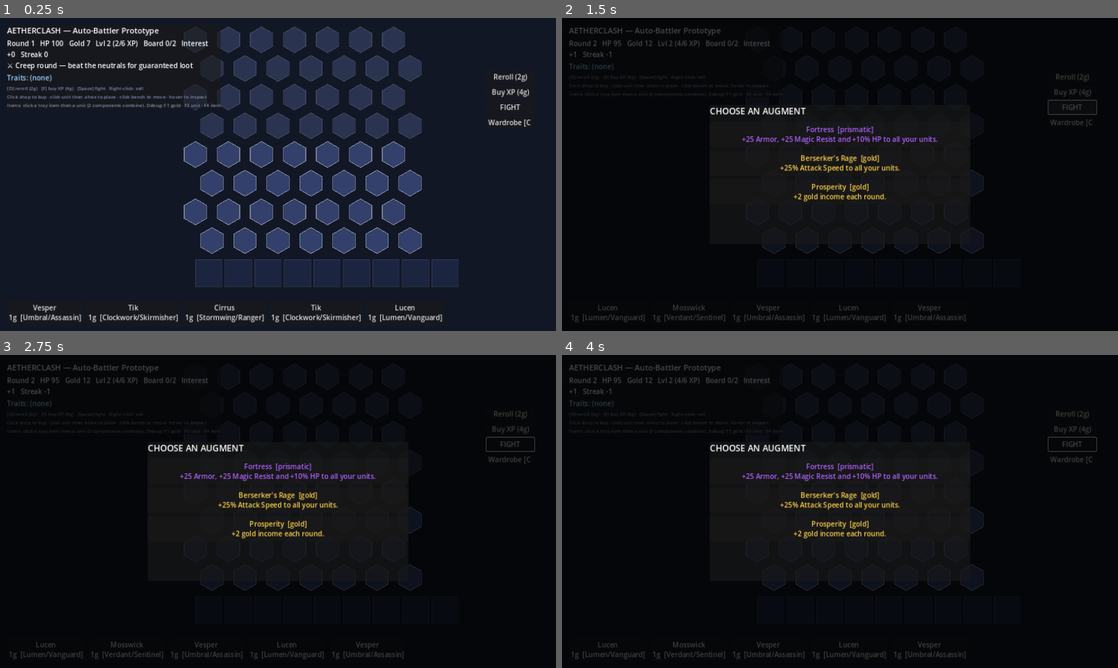
Above: before the commit, frames 1-4 (two rows, left to right).
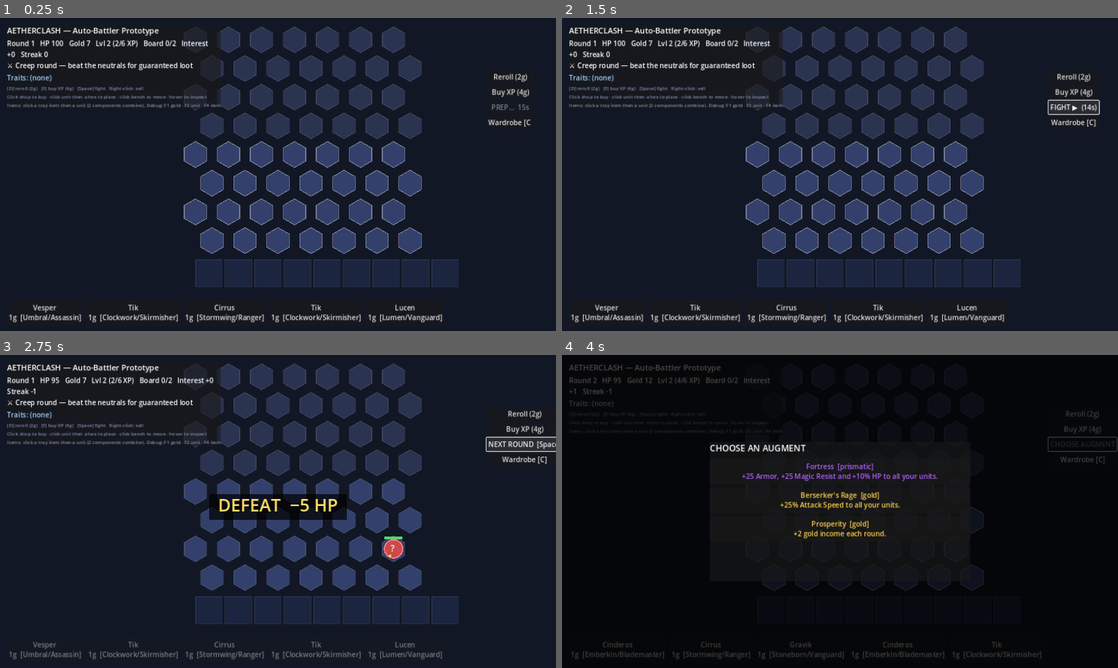
Above: after the commit, the same moments.

Repository: jeremygubler/testing
Game: Godot game, scene res://src/presentation/Main.tscn
The game is run twice, just before and just after one commit, with the same random seed, the same clock (stepped at 60 frames per second) and the same inputs.
Inputs (mouse positions are in pixels of both pictures, inside the frame that each line leads up to):
- Up to frame 1 (0.25 s): no input
- Up to frame 2 (1.5 s): click (1073, 108) at 0.5 s, where only the run before the commit has a clickable "FIGHT"; click (1073, 108) at 1.25 s, where only the run before the commit has a clickable "NEXT ROUND"
- Up to frame 3 (2.75 s): click "FIGHT" (after the commit: "FIGHT ▶ (13s)") at 2 s
- Up to frame 4 (4 s): click "FIGHT" (after the commit: "NEXT ROUND [Space]") at 2.75 s; click (606, 649) at 3.5 s, where only the run before the commit has a clickable "Lucen 1g [Lumen/Vanguard]"

The runs differ from the first frame. In frame 1, less than 0.1% of the frame differs, in the area x 88-96%, y 27-30%; in frame 2, 76%; in frame 3, 79%, in the area x 0-100%, y 0-100%; in frame 4, 0.9%.

Commit message:
Presentation: 15s planning countdown before each combat round
After advancing to the shop/planning phase, a 15s preparation timer runs
(shown live on the fight button). Combat auto-starts at zero, but only once
at least one unit is on the board so the timer never auto-loses an empty
board. The player can skip early with FIGHT/Space.

The first 1.5s is an arming window where FIGHT/Space is locked, so a reflex
key-press right after advancing from the result screen no longer chains
straight into the next fight. The timer is suppressed on draft rounds and
while an augment picker is open, and (re)starts from full once the last
augment is chosen.

Presentation-only pacing — the sim stays deterministic; combat is still
started by the player (or the timeout), not by the sim.

Co-Authored-By: Claude Opus 4.8 <noreply@anthropic.com>
Claude-Session: https://claude.ai/code/session_01FR5ooowFZsBNDc1N3Bao3V

Diff:
--- a/autobattler/src/presentation/Main.gd
+++ b/autobattler/src/presentation/Main.gd
@@ -33,6 +33,15 @@
 var _attack_fx: Array = []         # [{from:Vector2, to:Vector2, ttl:float}]
 var _floats: Array = []            # floating combat texts [{pos,text,color,size,ttl,max}]
 var _result_overlay := ""
+
+# Preparation countdown (planning phase before a combat round). Presentation-only
+# pacing: the sim stays deterministic and combat is still started by the player —
+# this just gives a fixed planning window that auto-starts the fight at zero.
+const PREP_SECONDS := 15.0
+const PREP_ARM_DELAY := 1.5   # FIGHT/Space is locked during the first 1.5s so a
+                              #  reflex press right after advancing can't fire.
+var _prep_left := 0.0
+var _prep_active := false
 
 # UI references.
 var _hud: CanvasLayer
@@ -98,10 +107,11 @@
 	game.economy.gold_changed.connect(func(_g): _refresh_ui())
 	game.economy.level_changed.connect(func(_l, _x, _n): _refresh_ui())
 	game.items_changed.connect(func(): _sel_item_idx = -1; queue_redraw())
-	game.augment_chosen.connect(func(_id): _refresh_ui())
+	game.augment_chosen.connect(_on_augment_chosen)
 	# A draft pick resolves to RESULT; advance straight to the next round.
 	game.draft_chosen.connect(func(_i): _continue_to_next_round())
 	game.phase_changed.connect(_autosave_on_phase)
+	game.phase_changed.connect(_on_phase_for_prep)
 
 
 func _connect_input() -> void:
@@ -176,7 +186,8 @@
 		IInputService.Action.BUY_XP:
 			game.buy_xp()
 		IInputService.Action.NEXT:
-			_start_combat_playback()
+			if _can_start_combat():
+				_start_combat_playback()
 		IInputService.Action.SELL:
 			_sell_selected_or_hovered()
 
@@ -251,6 +262,7 @@
 # --- Combat playback ---------------------------------------------------------
 
 func _start_combat_playback() -> void:
+	_prep_active = false
 	selected = null
 	var pack := game.begin_combat_engine()
 	_engine = pack.engine
@@ -274,6 +286,15 @@
 		f.ttl -= delta
 		f.pos = f.pos + Vector2(0, -delta * 30.0)  # drift upward
 	_floats = _floats.filter(func(f): return f.ttl > 0.0)
+
+	# Planning countdown: tick down, keep the button label live, and auto-start the
+	# fight at zero — but only once at least one unit is on the board, so the timer
+	# never auto-loses an empty board.
+	if _prep_active and _is_prep_phase():
+		_prep_left = maxf(0.0, _prep_left - delta)
+		_update_fight_button()
+		if _prep_left <= 0.0 and game.board_count() > 0:
+			_start_combat_playback()
 
 	if _playing and _engine != null:
 		_sim_accum += delta * _playback_speed
@@ -784,9 +805,49 @@
 
 func _on_fight_pressed() -> void:
 	if _in_shop():
-		_start_combat_playback()
+		if _can_start_combat():
+			_start_combat_playback()
 	elif game.phase == GameState.Phase.RESULT:
 		_continue_to_next_round()
+
+
+# --- Preparation countdown ---------------------------------------------------
+
+## The planning window is only active while the player can actually act: the SHOP
+## phase, with no augment picker blocking the board.
+func _is_prep_phase() -> bool:
+	return game.phase == GameState.Phase.SHOP and game.pending_augments.is_empty()
+
+
+func _begin_prep() -> void:
+	_prep_left = PREP_SECONDS
+	_prep_active = true
+	_update_fight_button()
+
+
+## Manual fight is blocked during the short arming window so a reflex Space right
+## after advancing from the result screen can't launch straight into combat.
+func _can_start_combat() -> bool:
+	if not _is_prep_phase():
+		return false
+	if _prep_active and _prep_left > PREP_SECONDS - PREP_ARM_DELAY:
+		return false
+	return true
+
+
+func _on_phase_for_prep(p: int) -> void:
+	if p == GameState.Phase.SHOP and game.pending_augments.is_empty():
+		_begin_prep()
+	else:
+		_prep_active = false
+
+
+func _on_augment_chosen(_id: String) -> void:
+	_refresh_ui()
+	# Once the last augment is picked the player is back to a plain shop — start
+	# (or restart) the planning window from full.
+	if game.phase == GameState.Phase.SHOP and game.pending_augments.is_empty():
+		_begin_prep()
 
 
 func _on_reroll_pressed() -> void:
@@ -827,15 +888,37 @@
 				_short(hero.perks[0]), _short(hero.perks[1]) if hero.perks.size() > 1 else "-"]
 			b.disabled = not (_in_shop() and e.can_afford(hero.cost))
 
-	if game.phase == GameState.Phase.RESULT:
-		_fight_button.text = "NEXT ROUND"
-		_fight_button.disabled = false
-	elif game.phase == GameState.Phase.GAME_OVER:
-		_fight_button.text = "GAME OVER"
-		_fight_button.disabled = true
-	else:
-		_fight_button.text = "FIGHT"
-		_fight_button.disabled = not _in_shop()
+	_update_fight_button()
+
+
+## Drives the fight/next button text + enabled state. Called on state changes and
+## every frame while the prep countdown is running (so the timer ticks visibly).
+func _update_fight_button() -> void:
+	if _fight_button == null:
+		return
+	match game.phase:
+		GameState.Phase.RESULT:
+			_fight_button.text = "NEXT ROUND  [Space]"
+			_fight_button.disabled = false
+		GameState.Phase.GAME_OVER:
+			_fight_button.text = "GAME OVER"
+			_fight_button.disabled = true
+		GameState.Phase.SHOP:
+			if not game.pending_augments.is_empty():
+				_fight_button.text = "CHOOSE AUGMENT"
+				_fight_button.disabled = true
+			elif _prep_active and _prep_left > PREP_SECONDS - PREP_ARM_DELAY:
+				_fight_button.text = "PREP…  %ds" % ceili(_prep_left)
+				_fight_button.disabled = true
+			elif _prep_active:
+				_fight_button.text = "FIGHT ▶  (%ds)" % maxi(0, ceili(_prep_left))
+				_fight_button.disabled = false
+			else:
+				_fight_button.text = "FIGHT ▶"
+				_fight_button.disabled = false
+		_:
+			_fight_button.text = "FIGHT"
+			_fight_button.disabled = true
 
 
 # trait_id -> number of DISTINCT heroes on the board owning that trait.
